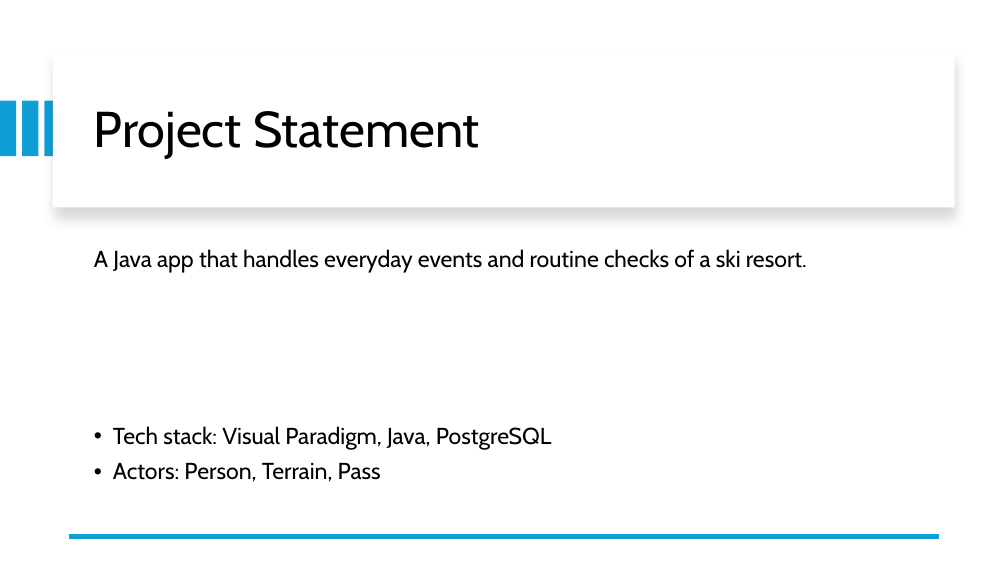
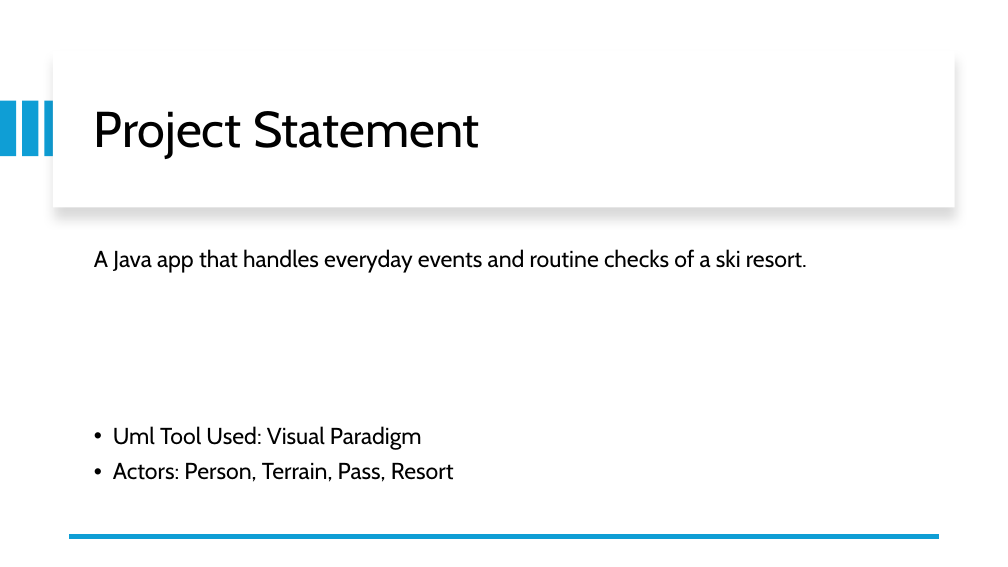
Before and after one commit to PapayaSupreme/SkiResort, a slide deck: slide 2 of Ski Resort.pptx. Drawn at 1008x567 pixels with LibreOffice and Linux fonts; fonts in the diff are those of the drawing. Boxes give left, top, right and bottom in pixels: in the first picture for what was removed or moved away, otherwise in the second. Text is boxed around its words. In the diff, an @@ line names an element or a change of style, - is before the commit and + after.

```diff
--- a/Ski Resort.pptx
+++ b/Ski Resort.pptx
@@ text at bbox=[113, 426, 454, 482]: text changed @@
-• Tech stack: Visual Paradigm, Java, PostgreSQL
-• Actors: Person, Terrain, Pass
+• Uml Tool Used: Visual Paradigm
+• Actors: Person, Terrain, Pass, Resort
```
Also in this commit, not shown: 2 other slides changed, 3 slides added, 9 other files.
